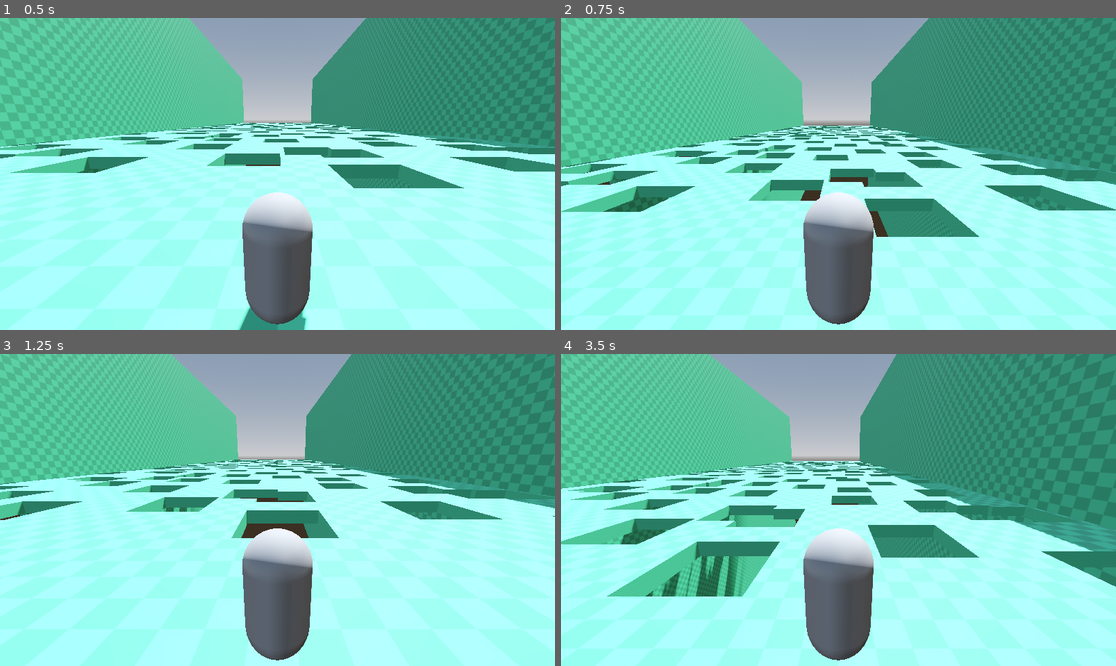
Above: before the commit, frames 1-4 (two rows, left to right).
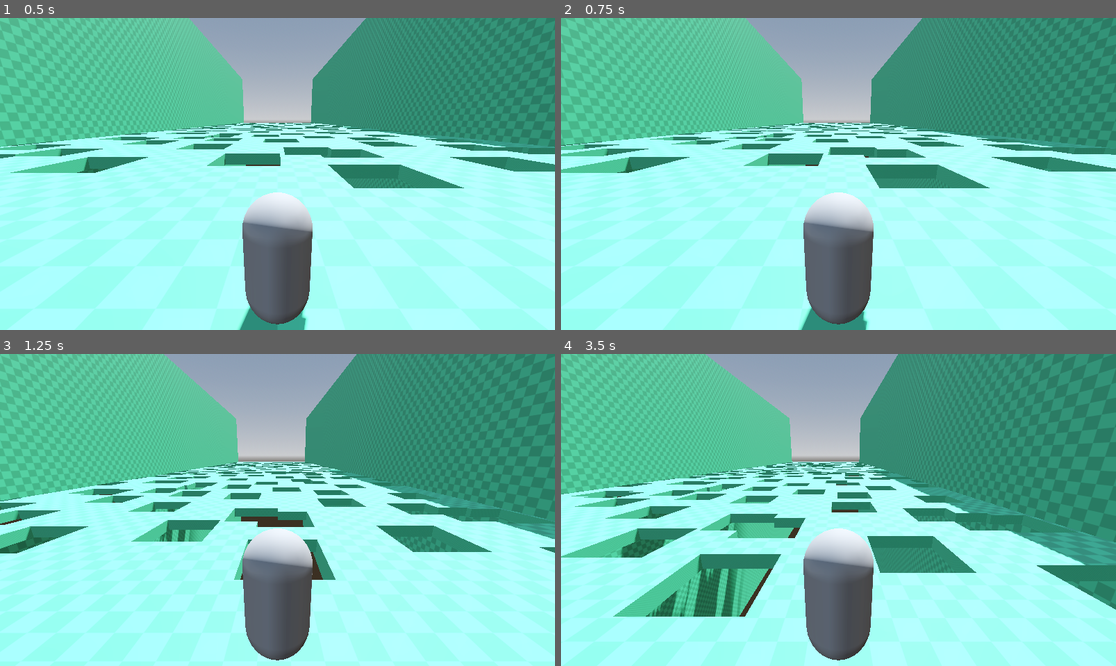
Above: after the commit, the same moments.

Repository: lognasmeow/Wonder
Game: Godot game, scene res://Maps/map_main.tscn
Same seed, same stepped clock (60 frames per second), same inputs: the game is played once before the commit and once after it.
Inputs:
- Up to frame 1 (0.5 s): no input
- Up to frame 2 (0.75 s): tap Enter (ui_accept) at 0.5, 0.6 s; hold D (right) from 0.53 s (still down)
- Up to frame 3 (1.25 s): keep holding D (right); tap Space (jump) at 0.77, 0.8, 1.07 s
- Up to frame 4 (3.5 s): release D (right) at 1.28 s; hold S (down) 1.28-2.03 s; tap Space (jump) at 1.35, 1.52, 1.82, 2.3, 3.02, 3.32 s; tap Enter (ui_accept) at 1.55, 2.1, 2.85 s; hold D (right) 2.03-2.78 s; hold W (up) from 2.78 s (still down)

Frame 1 is identical in both runs. In frame 2, 17% of the frame differs, in the area x 0-100%, y 0-100%; in frame 3, 12%; in frame 4, 23%, in the area x 0-100%, y 0-85%.

Commit message:
clean up default player script

Diff:
--- a/Player/player.gd
+++ b/Player/player.gd
@@ -6,16 +6,20 @@
 
 
 func _physics_process(delta):
-	# Add the gravity.
+	addGravity(delta)
+	handleJump()
+	handleMove()
+	move_and_slide()
+
+func addGravity(delta: float) -> void:
 	if not is_on_floor():
 		velocity += (get_gravity() * 4) * delta
 
-	# Handle jump.
-	if Input.is_action_just_pressed("ui_accept") and is_on_floor():
+func handleJump() -> void:
+	if Input.is_action_just_pressed("jump") and is_on_floor():
 		velocity.y = JUMP_VELOCITY
 
-	# Get the input direction and handle the movement/deceleration.
-	# As good practice, you should replace UI actions with custom gameplay actions.
+func handleMove() -> void:
 	var input_dir = Input.get_vector("left", "right", "up", "down")
 	var direction = (transform.basis * Vector3(input_dir.x, 0, input_dir.y)).normalized()
 	if direction:
@@ -24,5 +28,3 @@
 	else:
 		velocity.x = move_toward(velocity.x, 0, SPEED)
 		velocity.z = move_toward(velocity.z, 0, SPEED)
-
-	move_and_slide()
